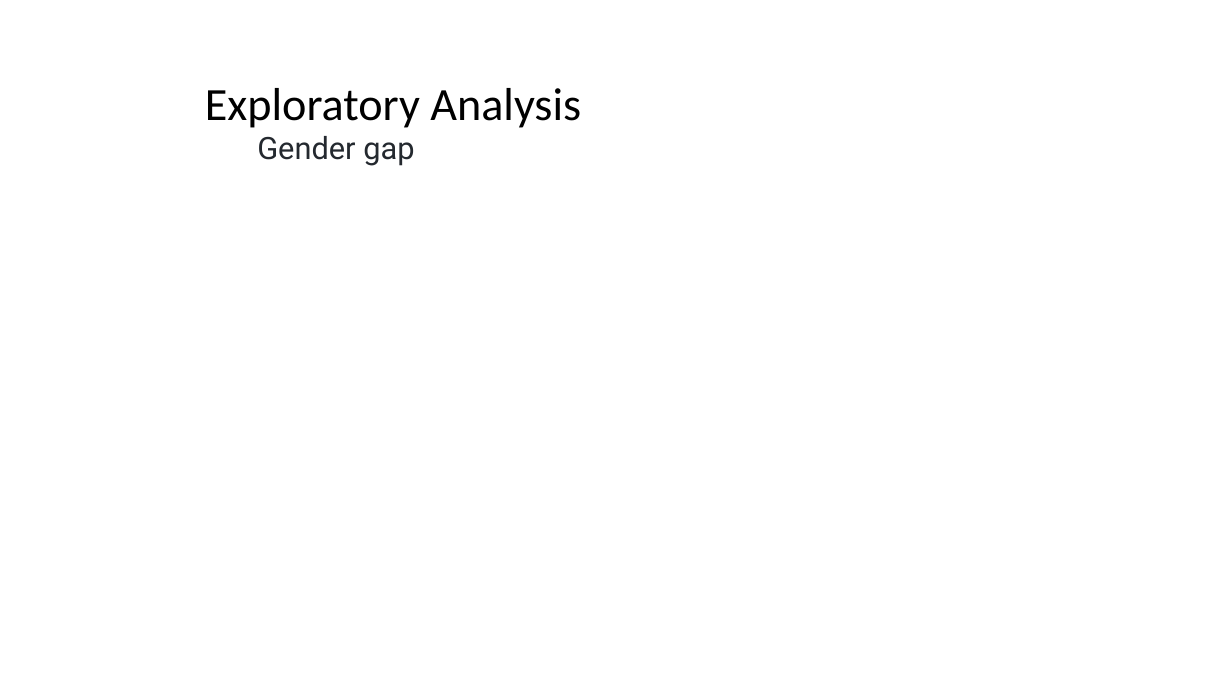
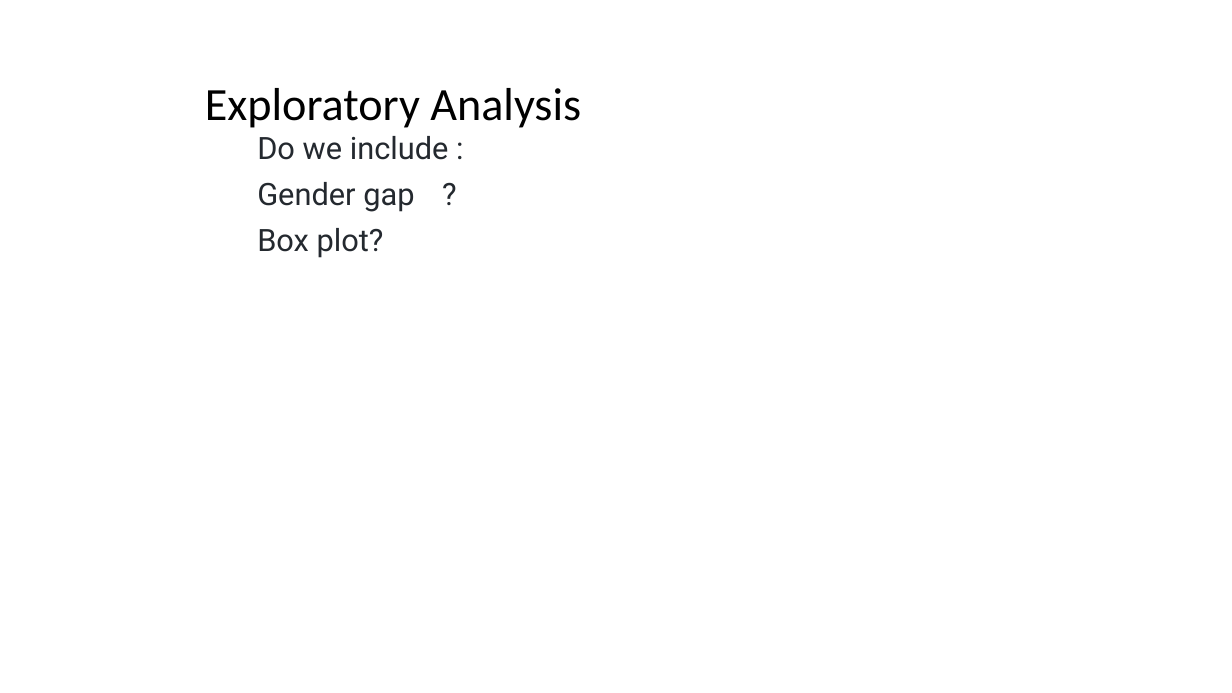
Before and after one commit to Isabel-gt/Final_Project, a slide deck: slide 17 of Diabetes_Predictions.pptx (slide 13 before the commit). Drawn at 1232x693 pixels with LibreOffice and Linux fonts; fonts in the diff are those of the drawing; background and template pictures are left out. Boxes give left, top, right and bottom in pixels: in the first picture for what was removed or moved away, otherwise in the second. Text is boxed around its words. In the diff, an @@ line names an element or a change of style, - is before the commit and + after.

```diff
--- a/Diabetes_Predictions.pptx
+++ b/Diabetes_Predictions.pptx
@@ subtitle at <box>257,136,449,258</box>: text changed @@
-Gender gap
+Do we include :
+Gender gap ?
+Box plot?
```
Also in this commit, not shown: 10 other slides changed, 8 slides added, 4 slides removed.
